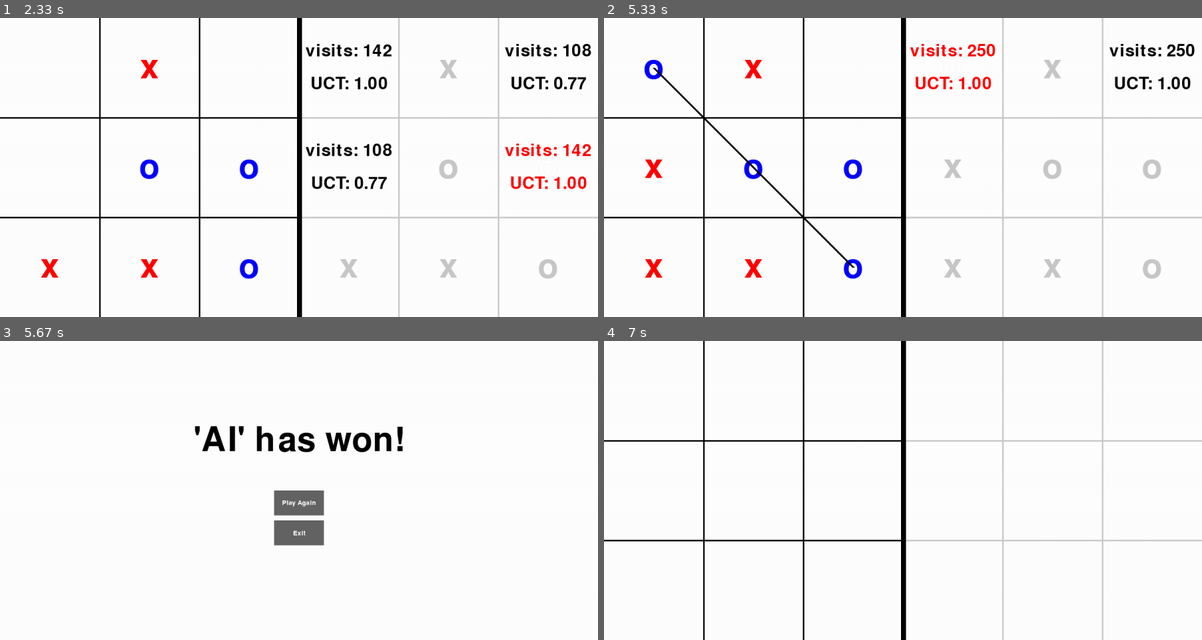
Above: before the commit, frames 1-4 (two rows, left to right).
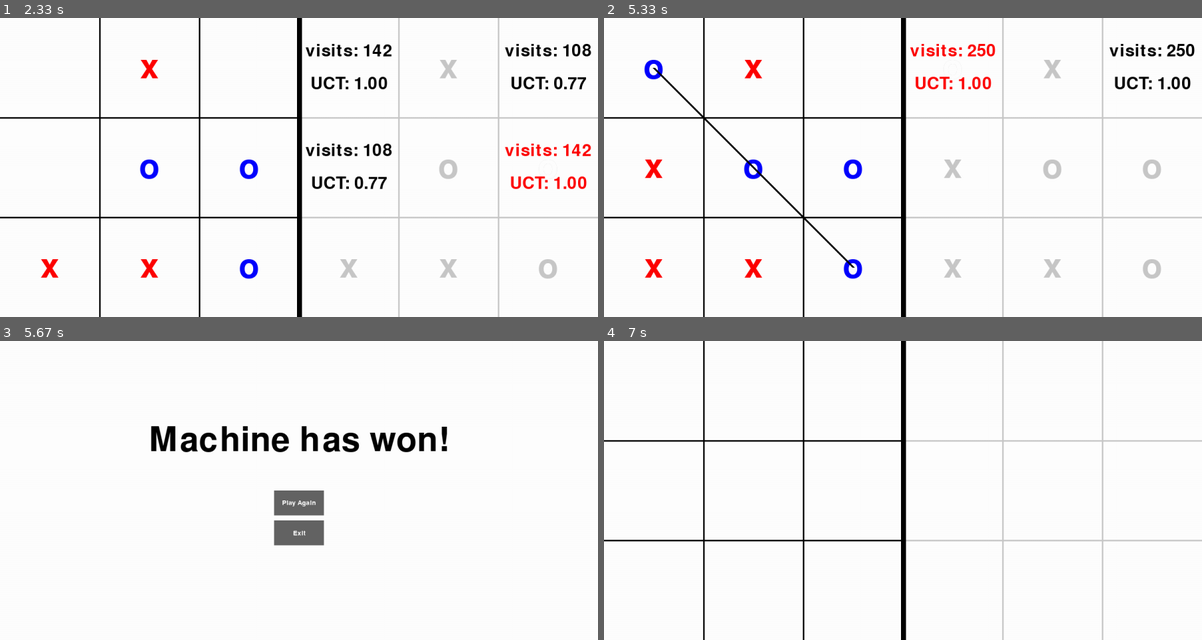
Above: after the commit, the same moments.

Repository: HamadTria/MCTS
Game: pygame game, started from tictactoe pygame.py
Same seed, same stepped clock (60 frames per second), same inputs: the game is played once before the commit and once after it.
Inputs (mouse positions are in pixels of both pictures, inside the frame that each line leads up to):
- Up to frame 1 (2.33 s): click (299, 167) at 0.38 s; click (113, 236) at 1.3 s; move the mouse to (143, 56) at 1.57 s; click (143, 56) at 1.77 s; move the mouse to (83, 158) at 2.13 s
- Up to frame 2 (5.33 s): click (687, 158) at 2.35 s
- Up to frame 3 (5.67 s): no input
- Up to frame 4 (7 s): click (903, 502) at 6.83 s

Frames 1-2 are identical in both runs. In frame 3, 2.4% of the frame differs, in the area x 25-75%, y 28-38%; in frame 4, nothing differs.

Commit message:
changed label

Diff:
--- a/tictactoe pygame.py
+++ b/tictactoe pygame.py
@@ -136,7 +136,7 @@
                             winning_combination = self.get_winning_combination()
                             self.draw_connecting_line(screen, winning_combination)
                             time.sleep(3)
-                            self.end_game_screen(screen, font, button_font, "'%s' has won!" % self.player_2)
+                            self.end_game_screen(screen, font, button_font, "Machine has won!")
                             return
                         elif self.is_draw():
                             self.end_game_screen(screen, font, button_font, "Game is drawn!")
